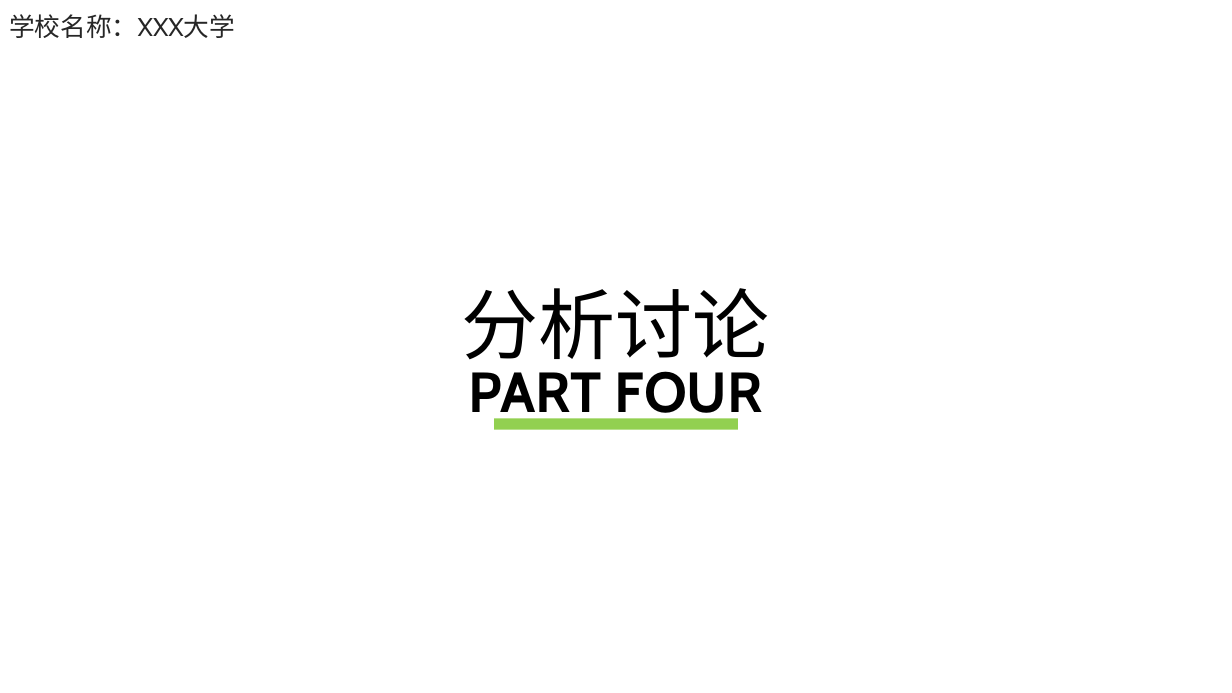
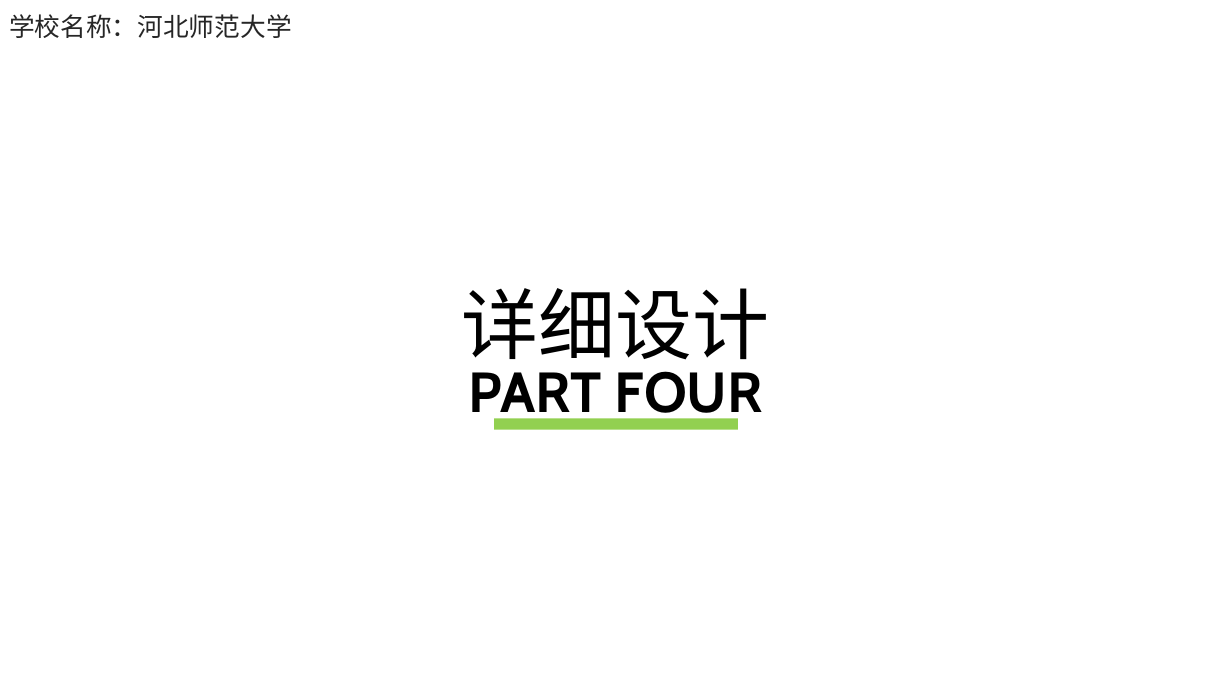
Before and after one commit to electronic-shopping-mall/liuyue, a slide deck: slide 14 of 答辩PPT.pptx. Drawn at 1232x693 pixels with LibreOffice and Linux fonts; fonts in the diff are those of the drawing; background and template pictures are left out. Boxes give left, top, right and bottom in pixels: in the first picture for what was removed or moved away, otherwise in the second. Text is boxed around its words. In the diff, an @@ line names an element or a change of style, - is before the commit and + after.

```diff
--- a/答辩PPT.pptx
+++ b/答辩PPT.pptx
@@ text at bbox=[9, 14, 292, 38]: text changed @@
-学校名称：XXX大学
+学校名称：河北师范大学
@@ text at bbox=[462, 288, 770, 373]: text changed @@
-分析讨论
+详细设计
```
Also in this commit, not shown: 17 other slides changed, 1 slide added, 1 slide removed.
